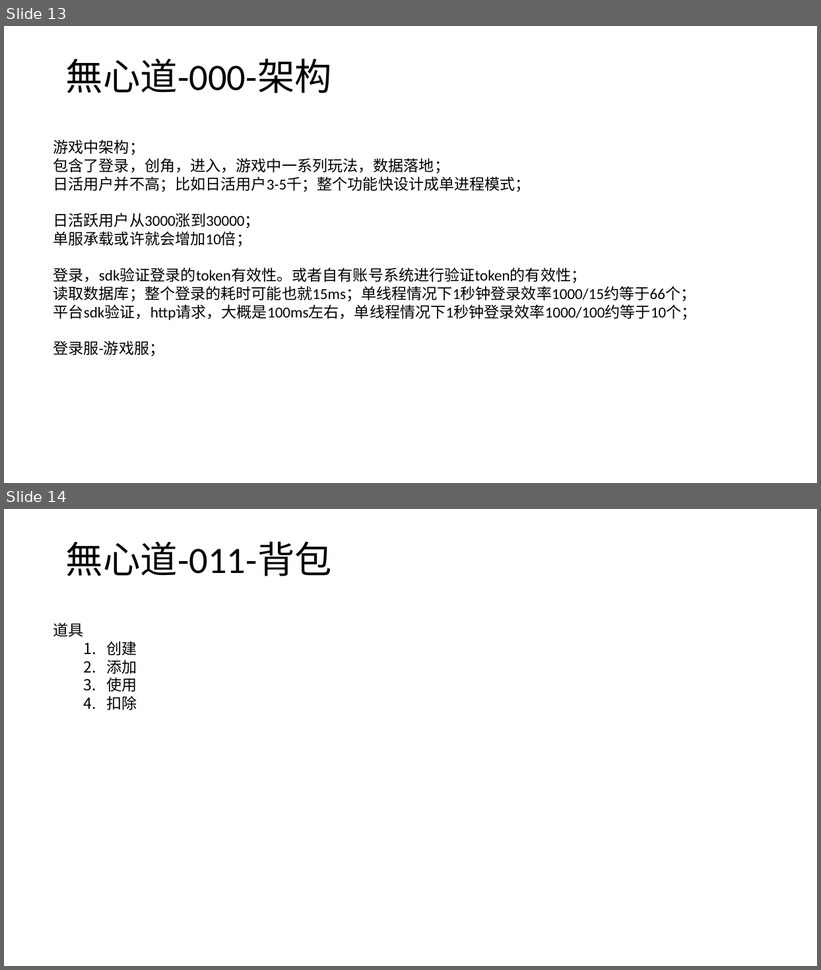
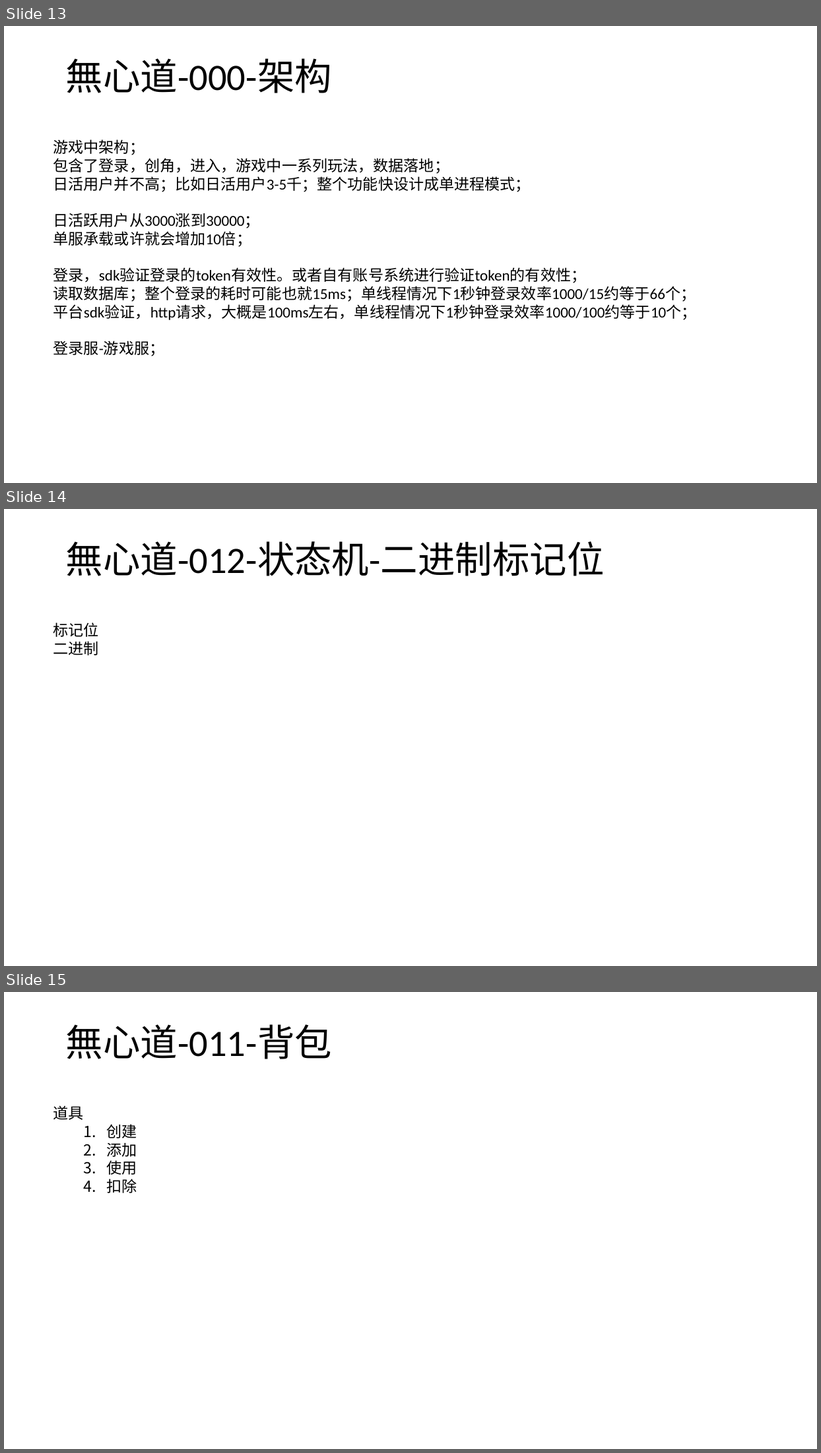
Before and after one commit to wxd-gaming/wxdgaming.boot, a slide deck: 無心道快速开发演示文稿.pptx. Shown one above the other, each under a label of ours: slides 13 and 14 before the commit, slides 13, 14 and 15 after it. The pictures are 821x970 and 821x1453 pixels, drawn with LibreOffice and Linux fonts; fonts in the diff are those of the drawing. Boxes give left, top, right and bottom in pixels: in the first picture for what was removed or moved away, otherwise in the second. Text is boxed around its words. In the diff, an @@ line names an element or a change of style, - is before the commit and + after.

```diff
--- a/無心道快速开发演示文稿.pptx
+++ b/無心道快速开发演示文稿.pptx
@@ slide 14 added at [4, 509, 817, 966], background #FFFFFF @@
@@ title added at [66, 541, 605, 576], 44 pt, text #000000 @@
+無心道-012-状态机-二进制标记位
@@ text added at [54, 623, 99, 656], 18 pt, text #000000 @@
+标记位
+二进制
@@ what was slide 14 is now slide 15 @@
```
Also in this commit, not shown: 2 other files.
